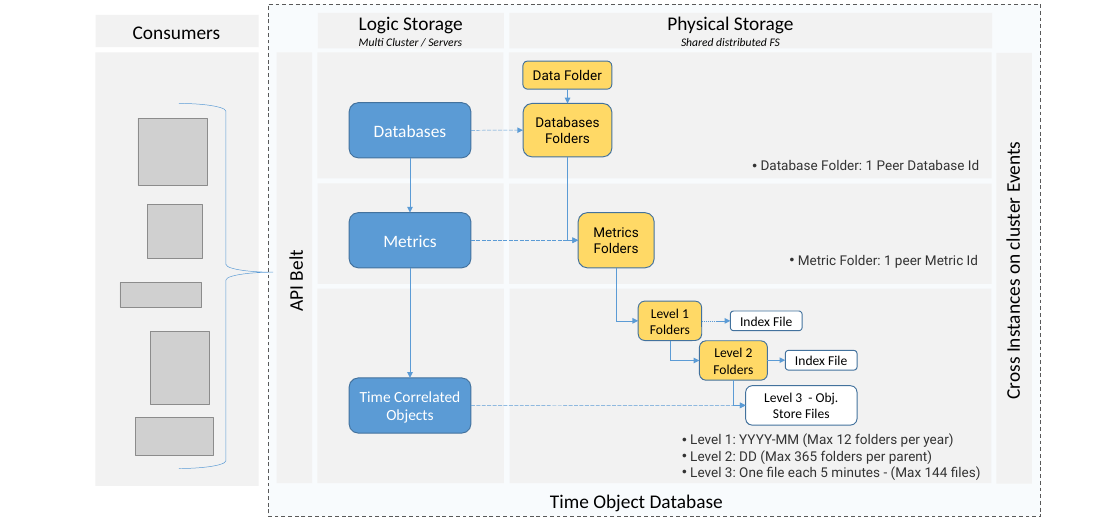
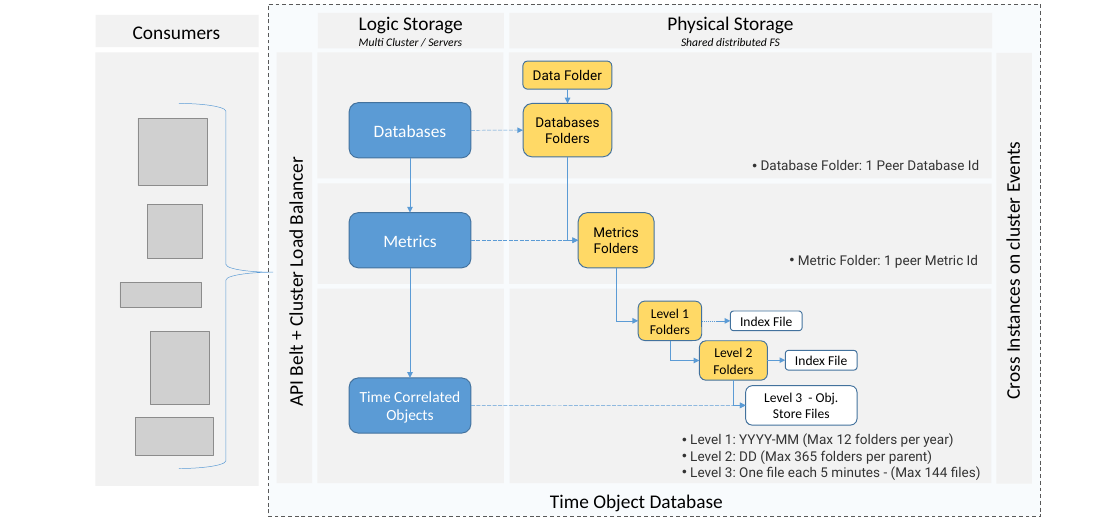
Before and after one commit to mrcheidel/time-object-db, a slide deck: slide 1 of doc/Diagram.pptx. Drawn at 1120x522 pixels with LibreOffice and Linux fonts; fonts in the diff are those of the drawing; grey boxes stand for pictures. Boxes give left, top, right and bottom in pixels: in the first picture for what was removed or moved away, otherwise in the second. Text is boxed around its words. In the diff, an @@ line names an element or a change of style, - is before the commit and + after.

```diff
--- a/doc/Diagram.pptx
+++ b/doc/Diagram.pptx
@@ text at [284, 164, 308, 406]: text changed @@
-API Belt
+API Belt + Cluster Load Balancer
```
Also in this commit, not shown: 1 slide added, 5 other files.
